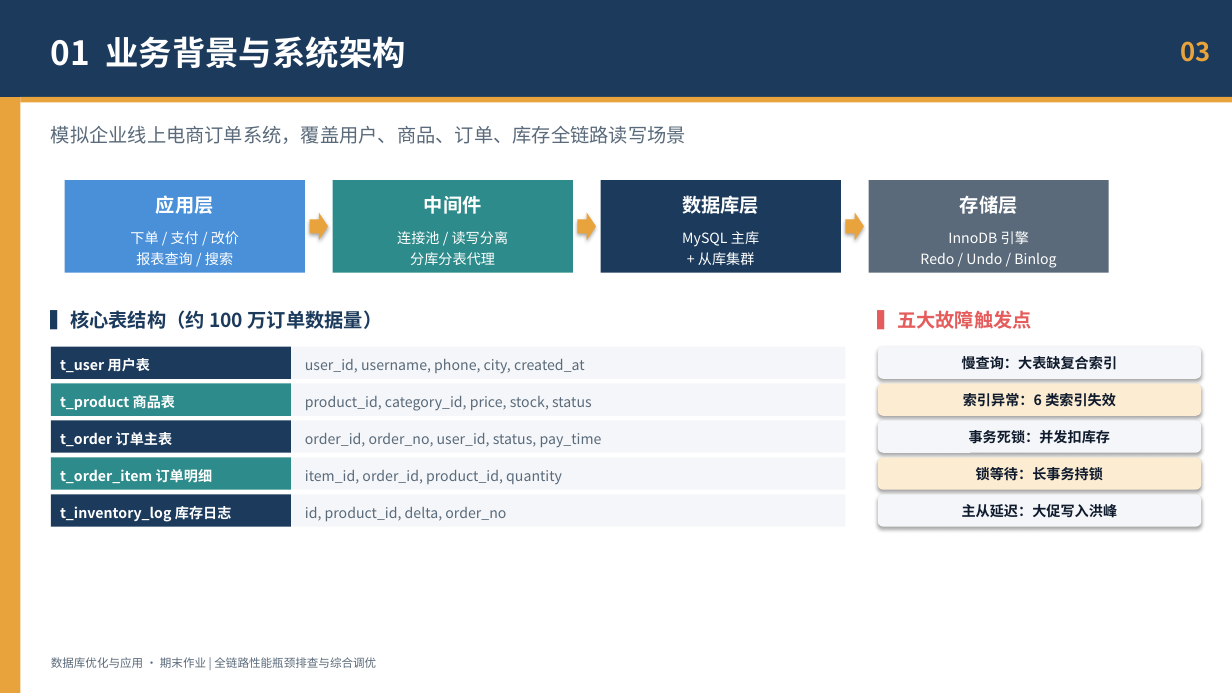
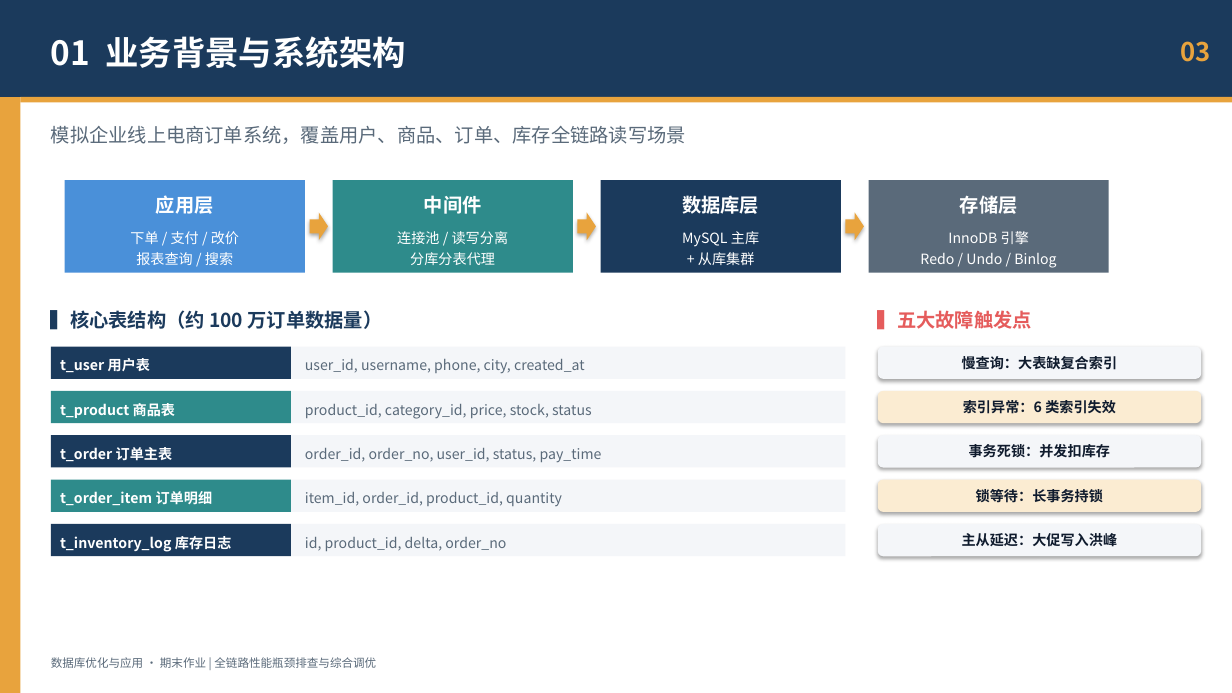
Before and after one commit to nxj23/-, a slide deck: slide 3 of db_optimization_demo/ppt/全链路性能瓶颈排查与综合调优_优化版.pptx. Drawn at 1232x693 pixels with LibreOffice and Linux fonts; fonts in the diff are those of the drawing. Boxes give left, top, right and bottom in pixels: in the first picture for what was removed or moved away, otherwise in the second. Text is boxed around its words. In the diff, an @@ line names an element or a change of style, - is before the commit and + after.

```diff
--- a/db_optimization_demo/ppt/全链路性能瓶颈排查与综合调优_优化版.pptx
+++ b/db_optimization_demo/ppt/全链路性能瓶颈排查与综合调优_优化版.pptx
@@ text "t_product 商品表": place and size @@
-text "t_product 商品表" at [60,395,175,410]
+text "t_product 商品表" at [60,403,175,418]
@@ 2 rectangles, 1 rounded rectangle: place and size @@
-2 rectangles, 1 rounded rectangle at [51,384,1202,416]
+2 rectangles, 1 rounded rectangle at [51,391,1202,423]
@@ text "product_id, category_id, price, stock, status": place and size @@
-text "product_id, category_id, price, stock, status" at [305,396,592,411]
+text "product_id, category_id, price, stock, status" at [305,404,592,419]
@@ 2 texts, 2 rectangles, 1 rounded rectangle: place and size @@
-2 texts, 2 rectangles, 1 rounded rectangle at [51,421,1202,453]
+2 texts, 2 rectangles, 1 rounded rectangle at [51,435,1202,468]
@@ text "t_order_item 订单明细": place and size @@
-text "t_order_item 订单明细" at [60,469,213,483]
+text "t_order_item 订单明细" at [60,491,213,505]
@@ 2 rectangles, 1 rounded rectangle: place and size @@
-2 rectangles, 1 rounded rectangle at [51,457,1202,490]
+2 rectangles, 1 rounded rectangle at [51,480,1202,512]
@@ text "item_id, order_id, product_id, quantity": place and size @@
-text "item_id, order_id, product_id, quantity" at [305,470,562,484]
+text "item_id, order_id, product_id, quantity" at [305,492,562,506]
@@ 2 texts, 2 rectangles, 1 rounded rectangle: place and size @@
-2 texts, 2 rectangles, 1 rounded rectangle at [51,494,1202,527]
+2 texts, 2 rectangles, 1 rounded rectangle at [51,524,1202,556]
```
Also in this commit, not shown: 8 other slides changed, 1 other file.
